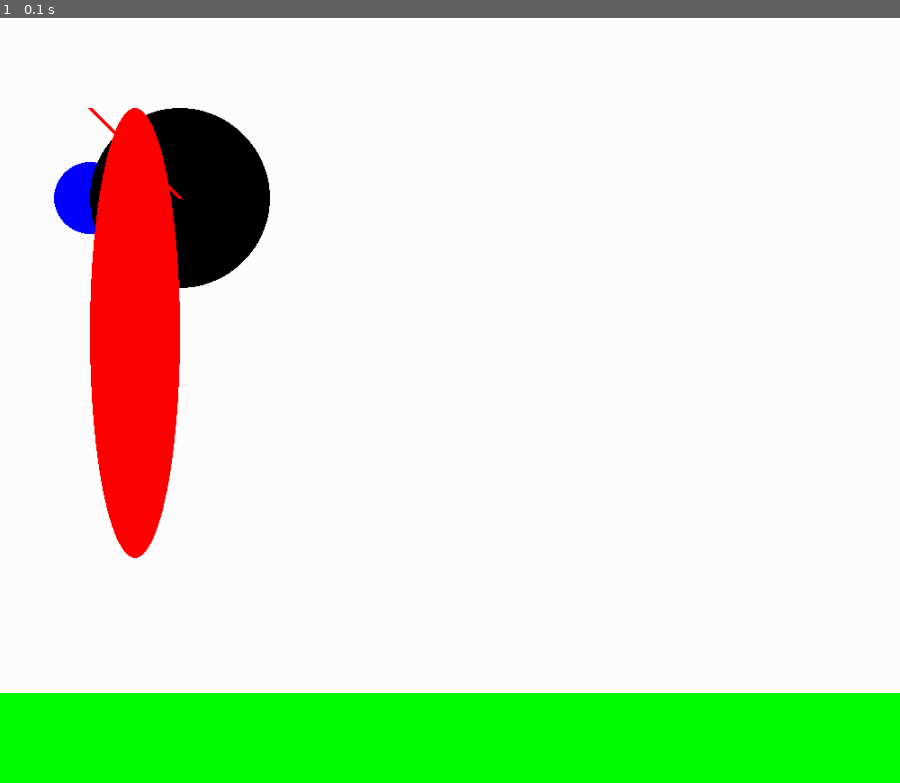
Above: before the commit, frame 1.
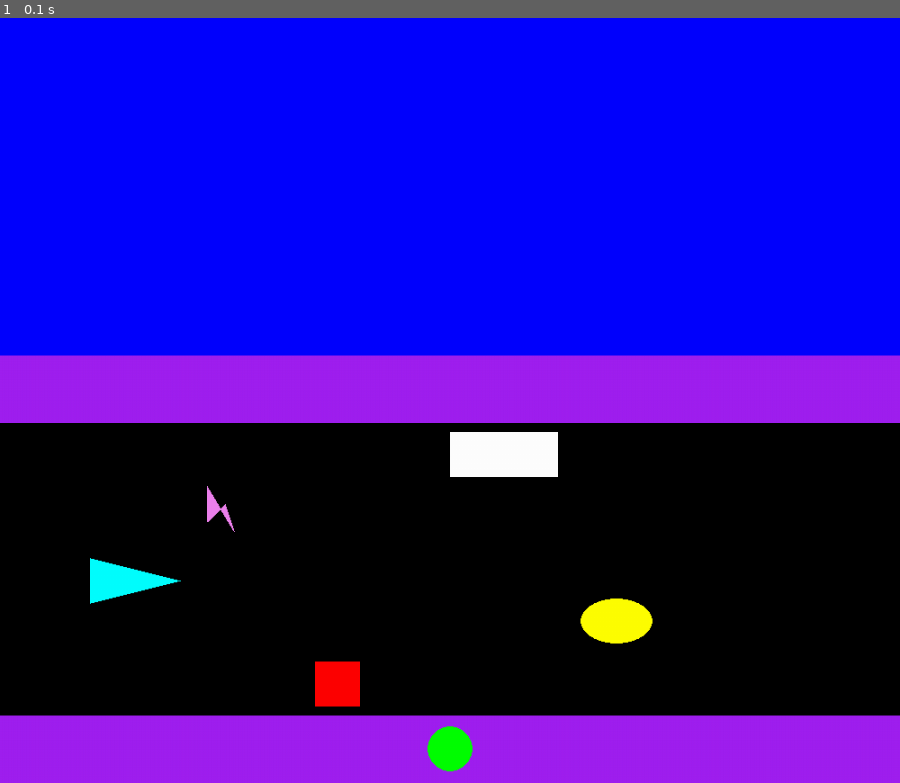
Above: after the commit, the same moment.

Repository: SiickNasty/CS-115-Homework
Game: pygame game, started from Abrantes_HW7_Pygame.py
The game is run twice, just before and just after one commit, with the same random seed, the same clock (stepped at 60 frames per second) and the same inputs.
Inputs:
- Up to frame 1 (0.1 s): no input

The runs differ from the first frame. In frame 1, 99% of the frame differs, in the area x 0-100%, y 0-100%.

Commit message:
Homework 7 program

Diff:
--- a/Abrantes_HW7_Pygame.py
+++ b/Abrantes_HW7_Pygame.py
@@ -1,3 +1,9 @@
+"""
+      Nathan Abrantes
+      Homework 7
+      01 March 2025
+"""
+
 import pygame
 
 # init pygame
@@ -8,10 +14,10 @@
 height = 850
 screen = pygame.display.set_mode((width,height))
 
-# set window title
-pygame.display.set_caption("Snake")
+# Set window title
+pygame.display.set_caption("Snek")
 
-# fps
+# FPS
 clock = pygame.time.Clock()
 dt = 0
 speed = 10
@@ -19,32 +25,47 @@
 """ Game loop """
 running = True
 while running:
-  """Handle events"""
+
+  """ Handle events """
   for event in pygame.event.get():
     if event.type == pygame.QUIT:
          running = False
 
-  """ Update our game state"""
+  """ Update game state"""
 
-  """ Draw our screen """
+  """ Draw screen """
   # Clear screen
   screen.fill("white")
 
-  # draw rectangle
-  pygame.draw.rect(
-    screen,
-    "green",
-    pygame.Rect((0,750), (1000, 100))
-  )
+  # Draw start area
+  pygame.draw.rect(screen, "purple", pygame.Rect((0,775), (1000,75)))
 
-  # draw circle
-  pygame.draw.circle(screen, "blue", (100,200), 40)
-  pygame.draw.circle(screen, "black", (200,200), 100)
+  # Draw win area before water section
+  pygame.draw.rect(screen, "purple", pygame.Rect((0,375), (1000,75)))
 
-  # draw line
-  pygame.draw.line(screen, "red", (100,100), (200,200), 5)
+  # Draw water
+  pygame.draw.rect(screen, "blue", pygame.Rect((0,0), (1000,375)))
 
-  pygame.draw.ellipse(surface=screen, color="red", rect=pygame.Rect((100,100), (100,500)))
+  # Draw road
+  pygame.draw.rect(screen, "black", pygame.Rect((0,450), (1000,325)))
+
+  # Draw frog
+  pygame.draw.circle(screen, "green", (500,812), 25)
+
+  # Draw square car
+  pygame.draw.rect(screen, "red", pygame.Rect((350,715), (50,50)))
+
+  # Draw lightning car
+  pygame.draw.polygon(screen, "violet", ((230,520), (230,560), (250,540), (260,570)))
+
+  # Draw triangle car
+  pygame.draw.polygon(screen, "cyan", ((100,600), (100,650), (200,625)))
+
+  # Draw ellipse car
+  pygame.draw.ellipse(screen, "yellow", pygame.Rect((645,645), (80,50)))
+
+  # Draw semi truck
+  pygame.draw.rect(screen, "white", pygame.Rect((500,460), (120,50)))
 
   # Update screen
   pygame.display.flip()
@@ -52,5 +73,12 @@
   # FPS
   dt = clock.tick(speed)/1000
 
-# quit game
+# You win
+def game_over():
+  global game_over
+  display_game_over = game_over_font.render("You Win!", True, red, black)
+screen.blit(display_game_over, (70, 300))
+
+# End game
+game_over = True
 pygame.quit()
